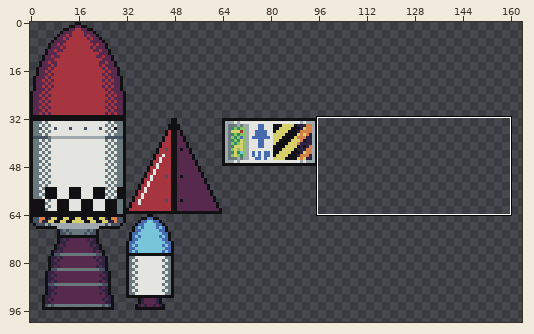
One commit to this pixel-art file: rocket/rocket-components/atlas/rocket-components.aseprite. Above, an overview of the earlier version with the close-up marked.
Close-up. Old version:
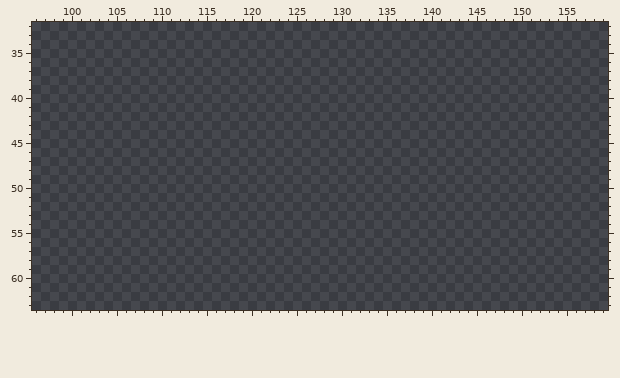
256x256 pixels, 1 frame. Shown: x 96..159, y 32..63. The wide view leaves out empty margins.
After the commit:
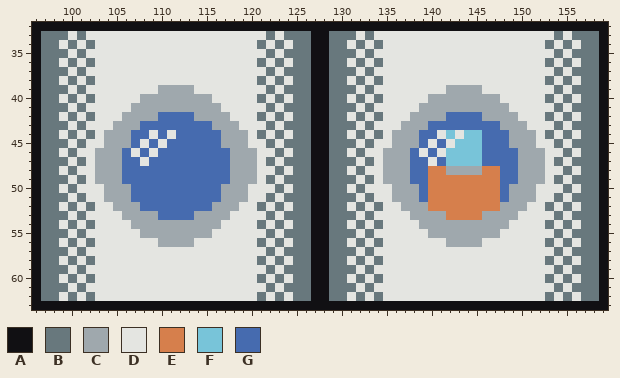
Palette (. is transparent): A #111013  B #68787d  C #9fa8ad  D #e4e5e1  E #d67f4c  F #78c4d9  G #466baf
Author's note on the commit: Crew compartment component asset
From old to new:
layer "CrewCompartment/Layer 1" added
layer "CrewCompartment/Shading" added
Changed rows in their new state; - is an unchanged pixel.
Layers "CrewCompartment/Shading", "CrewCompartment/Layer 1":
first column x 96:
32 AAAAAAAAAAAAAAAAAAAAAAAAAAAAAAAAAAAAAAAAAAAAAAAAAAAAAAAAAAAAAAAA
33 ABBBDBDDDDDDDDDDDDDDDDDDDDBDBBBAABBBDBDDDDDDDDDDDDDDDDDDDDBDBBBA
34 ABBDBDBDDDDDDDDDDDDDDDDDDBDBDBBAABBDBDBDDDDDDDDDDDDDDDDDDBDBDBBA
35 ABBBDBDDDDDDDDDDDDDDDDDDDDBDBBBAABBBDBDDDDDDDDDDDDDDDDDDDDBDBBBA
36 ABBDBDBDDDDDDDDDDDDDDDDDDBDBDBBAABBDBDBDDDDDDDDDDDDDDDDDDBDBDBBA
37 ABBBDBDDDDDDDDDDDDDDDDDDDDBDBBBAABBBDBDDDDDDDDDDDDDDDDDDDDBDBBBA
38 ABBDBDBDDDDDDDDDDDDDDDDDDBDBDBBAABBDBDBDDDDDDDDDDDDDDDDDDBDBDBBA
39 ABBBDBDDDDDDDDCCCCDDDDDDDDBDBBBAABBBDBDDDDDDDDCCCCDDDDDDDDBDBBBA
40 ABBDBDBDDDDDCCCCCCCCDDDDDBDBDBBAABBDBDBDDDDDCCCCCCCCDDDDDBDBDBBA
41 ABBBDBDDDDDCCCCCCCCCCDDDDDBDBBBAABBBDBDDDDDCCCCCCCCCCDDDDDBDBBBA
42 ABBDBDBDDDCCCCGGGGCCCCDDDBDBDBBAABBDBDBDDDCCCCGGGGCCCCDDDBDBDBBA
43 ABBBDBDDDCCCGGGGGGGGCCCDDDBDBBBAABBBDBDDDCCCGGGGGGGGCCCDDDBDBBBA
44 ABBDBDBDCCCGGDGDGGGGGCCCDBDBDBBAABBDBDBDCCCGGDFDFFGGGCCCDBDBDBBA
45 ABBBDBDDCCCGDGDGGGGGGCCCDDBDBBBAABBBDBDDCCCGDGDFFFGGGCCCDDBDBBBA
46 ABBDBDDCCCGDGDGGGGGGGGCCCDDBDBBAABBDBDDCCCGDGDFFFFGGGGCCCDDBDBBA
47 ABBBDBDCCCGGDGGGGGGGGGCCCDBDBBBAABBBDBDCCCGGDGFFFFGGGGCCCDBDBBBA
48 ABBDBDDCCCGGGGGGGGGGGGCCCDDBDBBAABBDBDDCCCGGEECCCCEEGGCCCDDBDBBA
49 ABBBDBDCCCGGGGGGGGGGGGCCCDBDBBBAABBBDBDCCCGGEEEEEEEEGGCCCDBDBBBA
50 ABBDBDDDCCCGGGGGGGGGGCCCDDDBDBBAABBDBDDDCCCGEEEEEEEEGCCCDDDBDBBA
51 ABBBDBDDCCCGGGGGGGGGGCCCDDBDBBBAABBBDBDDCCCGEEEEEEEEGCCCDDBDBBBA
52 ABBDBDBDDCCCGGGGGGGGCCCDDBDBDBBAABBDBDBDDCCCEEEEEEEECCCDDBDBDBBA
53 ABBBDBDDDDCCCCGGGGCCCCDDDDBDBBBAABBBDBDDDDCCCCEEEECCCCDDDDBDBBBA
54 ABBDBDBDDDDCCCCCCCCCCDDDDBDBDBBAABBDBDBDDDDCCCCCCCCCCDDDDBDBDBBA
55 ABBBDBDDDDDDCCCCCCCCDDDDDDBDBBBAABBBDBDDDDDDCCCCCCCCDDDDDDBDBBBA
56 ABBDBDBDDDDDDDCCCCDDDDDDDBDBDBBAABBDBDBDDDDDDDCCCCDDDDDDDBDBDBBA
57 ABBBDBDDDDDDDDDDDDDDDDDDDDBDBBBAABBBDBDDDDDDDDDDDDDDDDDDDDBDBBBA
58 ABBDBDBDDDDDDDDDDDDDDDDDDBDBDBBAABBDBDBDDDDDDDDDDDDDDDDDDBDBDBBA
59 ABBBDBDDDDDDDDDDDDDDDDDDDDBDBBBAABBBDBDDDDDDDDDDDDDDDDDDDDBDBBBA
60 ABBDBDBDDDDDDDDDDDDDDDDDDBDBDBBAABBDBDBDDDDDDDDDDDDDDDDDDBDBDBBA
61 ABBBDBDDDDDDDDDDDDDDDDDDDDBDBBBAABBBDBDDDDDDDDDDDDDDDDDDDDBDBBBA
62 ABBDBDBDDDDDDDDDDDDDDDDDDBDBDBBAABBDBDBDDDDDDDDDDDDDDDDDDBDBDBBA
63 AAAAAAAAAAAAAAAAAAAAAAAAAAAAAAAAAAAAAAAAAAAAAAAAAAAAAAAAAAAAAAAA
Pixel boxes of the changes (left, top, right, bottom) in both close-ups:
added: (32, 22, 608, 310)
